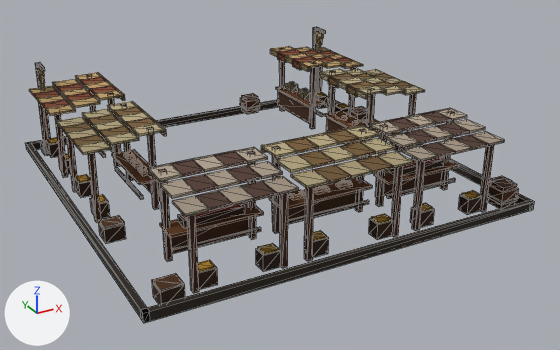
The glTF model client/assets/game_assets/buildings/village/MarketPaved.glb, before and after one commit.
One viewpoint serves both versions: a 50 mm lens placed at (-10.4, -20.38, 9.94), pointed at (0.35, -0.83, 0.16). Arrows for +X, +Y and +Z are at lower left; the lights stay in place. The older version comes first. Mesh edges are drawn as thin lines. Vertices at exactly the same position are counted once.

Names of what the first picture shows: 'Market'.
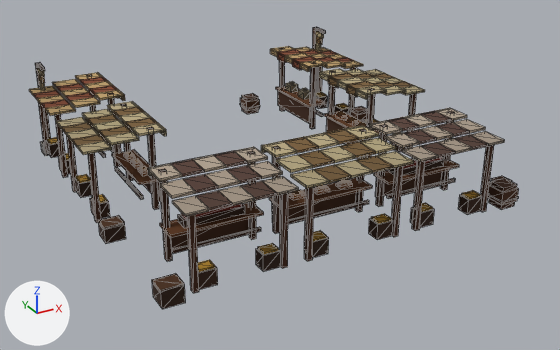
Where the change shows, as pixel boxes (x1, y1, x2, y2) in the pictures (560 x 350 px):
'Market', reshaped
    before: (26, 27, 534, 323)
    after: (29, 27, 519, 309)
part 1 of me_market, deleted
    before: (26, 97, 534, 323)

The change, as a list of edits to the scene's bpy script:
```text
Change me_market:
    used by ob_market; location = (0.0, 0.0, 0.0)
    remove me_market.from_pydata(...)  # 2004 vertices, 3624 faces; spans x -6.0..6.0, y -6.0..6.0, z -0.16..3.02
    add me_market.from_pydata(...)  # 1980 vertices, 3576 faces; spans x -5.74..5.82, y -5.84..5.9, z -0.16..3.02
    me_market part 1: the loose piece of 24 vertices spanning x -6.0..6.0, y -6.0..6.0, z -0.16..0.11 is deleted
```
